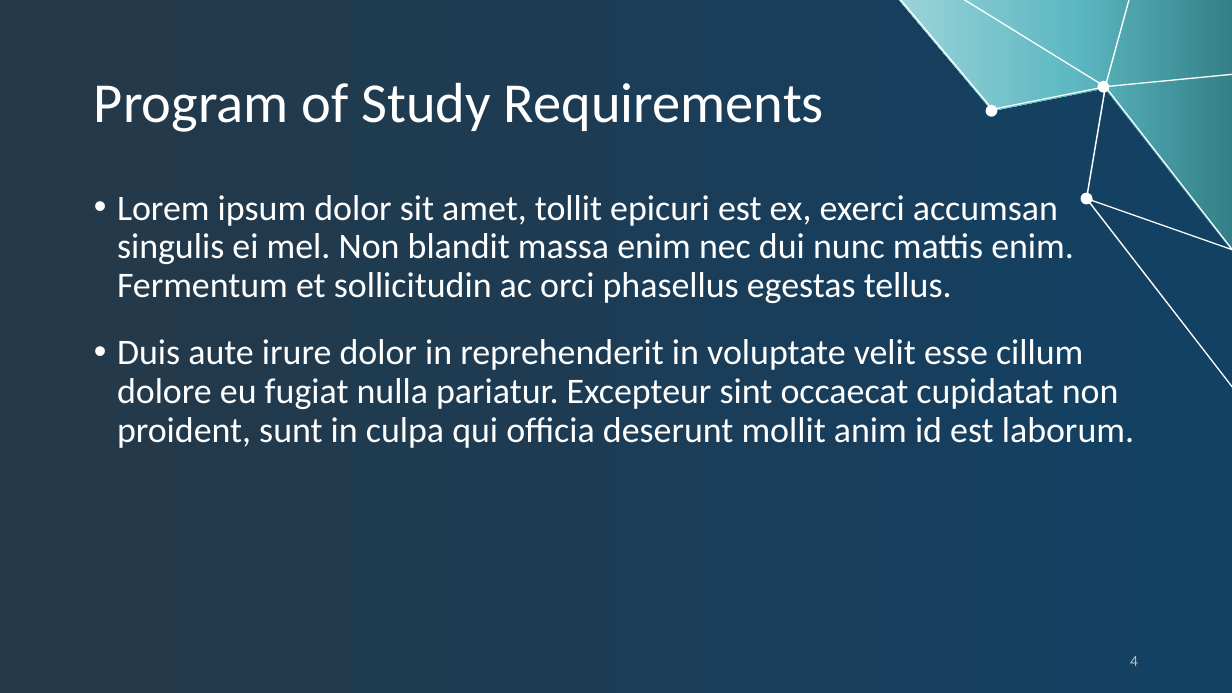
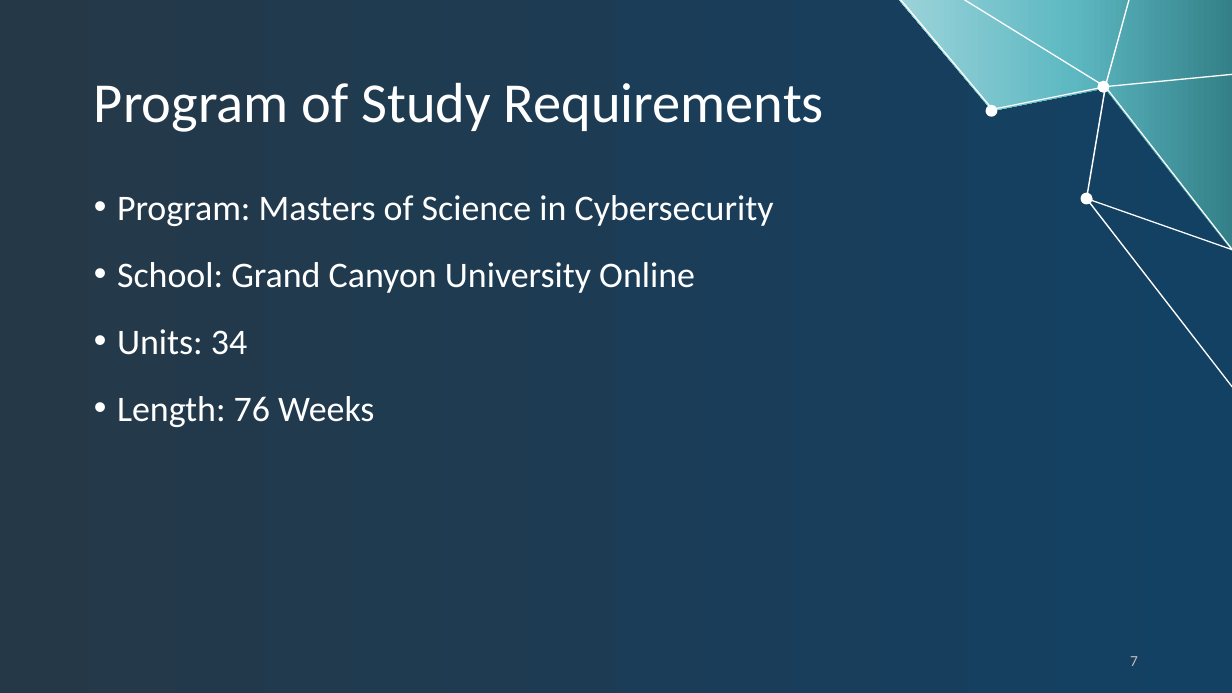
Before and after one commit to rcoon1/GCU-Masters, a slide deck: slide 7 of UNV 507/Topic 4/CareerPathPresentation RCoon.pptx (slide 4 before the commit). Drawn at 1232x693 pixels with LibreOffice and Linux fonts; fonts in the diff are those of the drawing; background and template pictures are left out. Boxes give left, top, right and bottom in pixels: in the first picture for what was removed or moved away, otherwise in the second. Text is boxed around its words. In the diff, an @@ line names an element or a change of style, - is before the commit and + after.

```diff
--- a/UNV 507/Topic 4/CareerPathPresentation RCoon.pptx
+++ b/UNV 507/Topic 4/CareerPathPresentation RCoon.pptx
@@ text at (117, 195, 774, 427): text changed @@
-• Lorem ipsum dolor sit amet, tollit epicuri est ex, exerci accumsan singulis ei mel. Non blandit massa enim nec dui nunc mattis enim. Fermentum et sollicitudin ac orci phasellus egestas tellus.
-• Duis aute irure dolor in reprehenderit in voluptate velit esse cillum dolore eu fugiat nulla pariatur. Excepteur sint occaecat cupidatat non proident, sunt in culpa qui officia deserunt mollit anim id est laborum.
+• Program: Masters of Science in Cybersecurity
+• School: Grand Canyon University Online
+• Units: 34
+• Length: 76 Weeks
@@ page number at (1130, 656, 1138, 666): text changed @@
-4
+7
```
Also in this commit, not shown: 3 other slides changed, 6 slides added, 3 slides removed.
